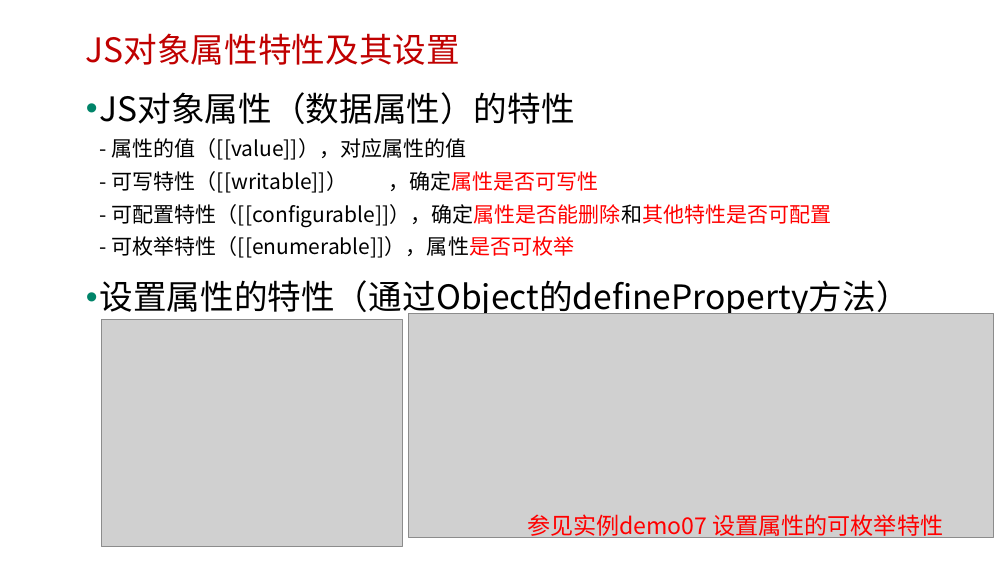
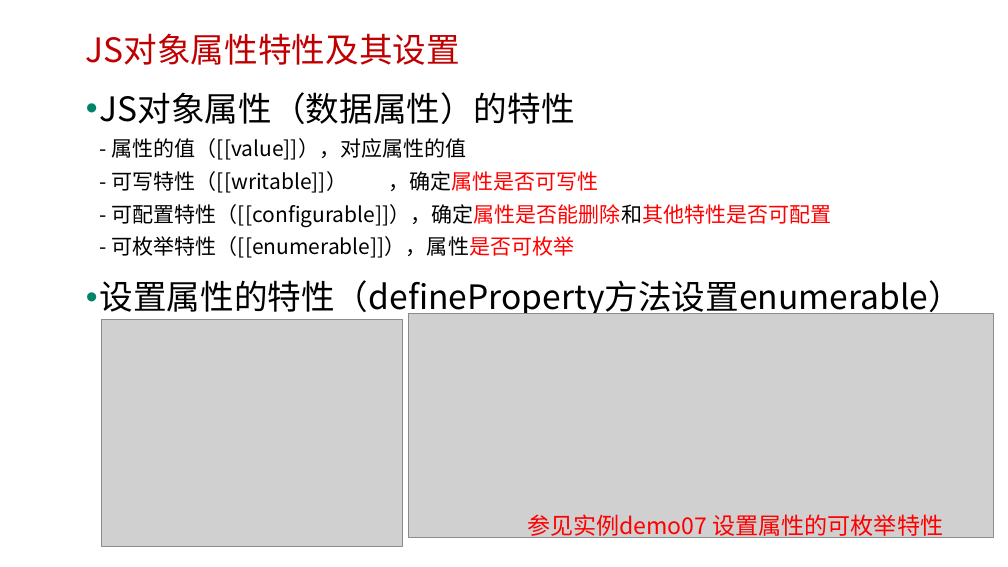
Before and after one commit to edu2act/course-javascript-advanced, a slide deck: slide 19 of 课程PPT/06.JavaScript对象.pptx (slide 18 before the commit). Drawn at 1008x567 pixels with LibreOffice and Linux fonts; fonts in the diff are those of the drawing; grey boxes stand for pictures; background and template pictures are left out. Boxes give left, top, right and bottom in pixels: in the first picture for what was removed or moved away, otherwise in the second. Text is boxed around its words. In the diff, an @@ line names an element or a change of style, - is before the commit and + after.

```diff
--- a/课程PPT/06.JavaScript对象.pptx
+++ b/课程PPT/06.JavaScript对象.pptx
@@ text at (100, 280, 963, 319): text changed @@
-• 设置属性的特性（通过Object的defineProperty方法）
+• 设置属性的特性（defineProperty方法设置enumerable）
```
Also in this commit, not shown: 15 other slides changed, 3 slides added, 11 other files.
